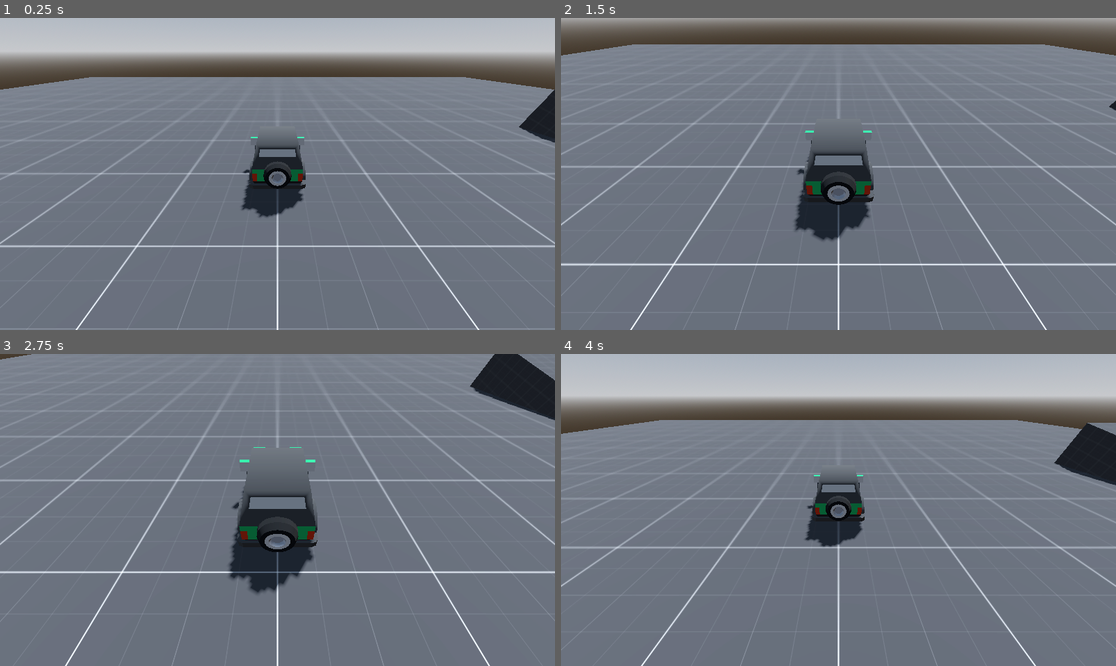
Above: before the commit, frames 1-4 (two rows, left to right).
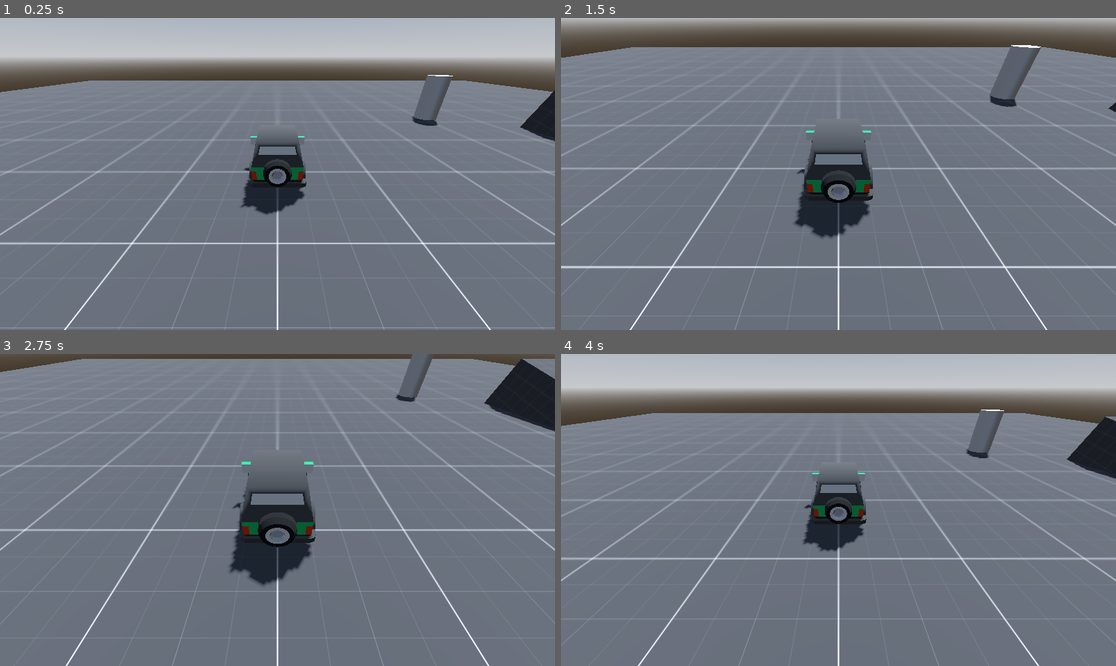
Above: after the commit, the same moments.

Repository: VriskaSekret/car_game
Game: Godot game, scene res://scenes/test_scene.tscn
Same seed, same stepped clock (60 frames per second), same inputs: the game is played once before the commit and once after it. Before the commit the project starts from res://test_scene.tscn.
Inputs:
- Up to frame 1 (0.25 s): no input
- Up to frame 2 (1.5 s): hold D (steer_right) 0.53-1.28 s; hold Space 0.53-1.28 s; hold S (brake) from 1.28 s (still down); tap Space at 1.35 s
- Up to frame 3 (2.75 s): tap Space at 1.52, 1.82 s; release S (brake) at 2.03 s; hold D (steer_right) from 2.03 s (still down); hold Space from 2.03 s (still down)
- Up to frame 4 (4 s): release D (steer_right) at 2.78 s; release Space at 2.78 s; hold W (accelerate) 2.78-3.53 s; tap Space at 2.85, 3.02, 3.32 s; hold A (steer_left) from 3.53 s (still down); hold Space from 3.53 s (still down)

The runs differ from the first frame. In frame 1, 11% of the frame differs, in the area x 0-100%, y 11-100%; in frame 2, 6.4%; in frame 3, 9.7%; in frame 4, 14%.

Commit message:
changed car

Diff:
--- a/beer.tscn
+++ /dev/null
@@ -1,20 +0,0 @@
-[gd_scene load_steps=4 format=3 uid="uid://bc5eqimuylhd0"]
-
-[ext_resource type="Script" uid="uid://f6r7x0xoic04" path="res://beer.gd" id="1_sg1y2"]
-
-[sub_resource type="CylinderShape3D" id="CylinderShape3D_nrfpg"]
-
-[sub_resource type="CylinderMesh" id="CylinderMesh_o3ykq"]
-
-[node name="beer" type="Area3D"]
-collision_mask = 2
-script = ExtResource("1_sg1y2")
-
-[node name="CollisionShape3D" type="CollisionShape3D" parent="."]
-transform = Transform3D(1, 0, 0, 0, 0.896965, -0.442101, 0, 0.442101, 0.896965, 0, 0, 0)
-shape = SubResource("CylinderShape3D_nrfpg")
-
-[node name="MeshInstance3D" type="MeshInstance3D" parent="CollisionShape3D"]
-mesh = SubResource("CylinderMesh_o3ykq")
-
-[connection signal="body_entered" from="." to="." method="_on_body_entered"]
--- a/project.godot
+++ b/project.godot
@@ -16,7 +16,11 @@
 
 [autoload]
 
-Global="*res://global.gd"
+Global="*res://scripts/global.gd"
+
+[global_group]
+
+Player=""
 
 [input]
 
@@ -40,3 +44,12 @@
 "events": [Object(InputEventKey,"resource_local_to_scene":false,"resource_name":"","device":-1,"window_id":0,"alt_press …(192 unchanged characters)…
 ]
 }
+handbrake={
+"deadzone": 0.2,
+"events": [Object(InputEventKey,"resource_local_to_scene":false,"resource_name":"","device":-1,"window_id":0,"alt_pressed":false,"shift_pressed":false,"ctrl_pressed":false,"meta_pressed":false,"pressed":false,"keycode":0,"physical_keycode":32,"key_label":0,"unicode":32,"location":0,"echo":false,"script":null)
+]
+}
+
+[physics]
+
+3d/physics_engine="Jolt Physics"
--- /dev/null
+++ b/scenes/beer.tscn
@@ -0,0 +1,21 @@
+[gd_scene load_steps=4 format=3 uid="uid://bc5eqimuylhd0"]
+
+[ext_resource type="Script" uid="uid://f6r7x0xoic04" path="res://scripts/beer.gd" id="1_31xl2"]
+[ext_resource type="PackedScene" uid="uid://b75e4e1y344br" path="res://assets/beerbottle.glb" id="2_he3c0"]
+
+[sub_resource type="CylinderShape3D" id="CylinderShape3D_nrfpg"]
+
+[node name="beer" type="Area3D"]
+collision_mask = 2
+script = ExtResource("1_31xl2")
+
+[node name="CollisionShape3D" type="CollisionShape3D" parent="."]
+transform = Transform3D(0.8, 0, 0, 0, 0.863651, -0.403272, 0, 0.50409, 0.690921, 0, 0, 0)
+shape = SubResource("CylinderShape3D_nrfpg")
+
+[node name="beerbottle" parent="CollisionShape3D" instance=ExtResource("2_he3c0")]
+transform = Transform3D(2.125, 0, 0, 0, 1.7, 0, 0, 0, 2.125, 0, -0.577643, 0)
+
+[node name="MeshInstance3D" type="MeshInstance3D" parent="CollisionShape3D"]
+
+[connection signal="body_entered" from="." to="." method="_on_body_entered"]
--- a/car.tscn
+++ b/scenes/car.tscn
@@ -1,6 +1,6 @@
 [gd_scene load_steps=8 format=3 uid="uid://dbl4bno5e48ka"]
 
-[ext_resource type="Script" uid="uid://by722cu5iruxc" path="res://car.gd" id="1_0cfhi"]
+[ext_resource type="Script" uid="uid://by722cu5iruxc" path="res://scripts/car.gd" id="1_0cfhi"]
 [ext_resource type="Texture2D" uid="uid://c1f70054pofjm" path="res://assets/texture_09.png" id="1_rqohb"]
 [ext_resource type="PackedScene" uid="uid://b7to78d8cuybh" path="res://assets/GLTF format/suv.glb" id="2_wv6cm"]
 
@@ -21,10 +21,10 @@
 radius = 1.0
 height = 2.0
 
-[node name="Car" type="RigidBody3D"]
+[node name="Car" type="RigidBody3D" groups=["Player"]]
 collision_layer = 6
 physics_material_override = SubResource("PhysicsMaterial_dtpcx")
-gravity_scale = 3.0
+gravity_scale = 2.0
 angular_damp = 10.0
 script = ExtResource("1_0cfhi")
 
--- a/test_scene.tscn
+++ b/scenes/test_scene.tscn
@@ -1,7 +1,8 @@
-[gd_scene load_steps=13 format=3 uid="uid://be1mi7mimuwfx"]
+[gd_scene load_steps=14 format=3 uid="uid://be1mi7mimuwfx"]
 
 [ext_resource type="Texture2D" uid="uid://0wof2ikeolop" path="res://assets/texture_01.png" id="1_tbqoc"]
-[ext_resource type="PackedScene" uid="uid://dbl4bno5e48ka" path="res://car.tscn" id="3_jaglt"]
+[ext_resource type="PackedScene" uid="uid://dbl4bno5e48ka" path="res://scenes/car.tscn" id="3_jaglt"]
+[ext_resource type="PackedScene" uid="uid://bacj14uc7wbkp" path="res://scenes/tree.tscn" id="4_coq8p"]
 
 [sub_resource type="ProceduralSkyMaterial" id="ProceduralSkyMaterial_74a4f"]
 sky_horizon_color = Color(0.64625, 0.65575, 0.67075, 1)
@@ -89,4 +90,7 @@
 
 [node name="Car" parent="." instance=ExtResource("3_jaglt")]
 
+[node name="tree" parent="." instance=ExtResource("4_coq8p")]
+transform = Transform3D(1, 0, 0, 0, 1, 0, 0, 0, 1, 7.70262, 1, -5.7674)
+
 [editable path="Car"]
--- a/tree.tscn
+++ b/scenes/tree.tscn
@@ -1,6 +1,6 @@
 [gd_scene load_steps=4 format=3 uid="uid://bacj14uc7wbkp"]
 
-[ext_resource type="Script" uid="uid://4ij3g8l8lcno" path="res://tree.gd" id="1_brfkd"]
+[ext_resource type="Script" uid="uid://4ij3g8l8lcno" path="res://scripts/tree.gd" id="1_brfkd"]
 
 [sub_resource type="CylinderShape3D" id="CylinderShape3D_nnvrw"]
 
@@ -8,7 +8,8 @@
 
 [node name="tree" type="RigidBody3D"]
 collision_mask = 5
-mass = 3.0
+mass = 10.0
+freeze = true
 script = ExtResource("1_brfkd")
 
 [node name="CollisionShape3D" type="CollisionShape3D" parent="."]
--- a/beer.gd
+++ b/scripts/beer.gd
@@ -3,7 +3,7 @@
 
 
 func _on_body_entered(body: Node3D) -> void:
-	Global.score += 1
+	Global.speed_score_multiplier += 0.05
 	queue_free()
 
 func _physics_process(delta: float) -> void:
--- a/car.gd
+++ b/scripts/car.gd
@@ -1,11 +1,12 @@
 extends RigidBody3D
 
 var sphere_offset = Vector3.DOWN
-var acceleration = 35.0
+var acceleration = 25.0
 var steering = 29.0
-var turn_speed = 4.0
+var turn_speed = 2.0
 var turn_stop_limit = 3.0
 var body_tilt = 35
+var drift_direction_multiplier = 1
 
 var speed_input = 0
 var turn_input = 0
@@ -25,16 +26,24 @@
 		apply_central_force(-car_mesh.global_transform.basis.z * speed_input)
 
 func _process(delta):
-	acceleration = 35.0 + (Global.score * 5)
+	acceleration = 25.0 * (Global.speed_score_multiplier)
 	if not ground_ray.is_colliding() or Global.is_dead:
 		return
+	if Input.is_key_pressed(KEY_SPACE):
+		turn_speed = 4.0
+		drift_direction_multiplier = -1
+	else:
+		turn_speed = 2.0
+		drift_direction_multiplier = 1
+	if drift_direction_multiplier == -1 and Input.get_axis("steer_right", "steer_left") != 0:
+			acceleration += acceleration * 0.2
 	speed_input = Input.get_axis("brake", "accelerate") * acceleration
 	if speed_input > 0:
 		turn_input = Input.get_axis("steer_right", "steer_left") * deg_to_rad(steering)
 	elif speed_input < 0:
 		turn_input = Input.get_axis("steer_right", "steer_left") * -deg_to_rad(steering)
-	right_wheel.rotation.y = -turn_input
-	left_wheel.rotation.y = -turn_input
+	right_wheel.rotation.y = turn_input * drift_direction_multiplier
+	left_wheel.rotation.y = turn_input * drift_direction_multiplier
 
 
 	if linear_velocity.length() > turn_stop_limit:
@@ -53,3 +62,6 @@
 	xform.basis.x = -xform.basis.z.cross(new_y)
 #	xform.basis = xform.basis.orthonormalized()
 	return xform.orthonormalized()
+
+func checker_blaa():
+	return
--- a/global.gd
+++ b/scripts/global.gd
@@ -1,4 +1,4 @@
 extends Node
 
-@onready var score = 0
+@onready var speed_score_multiplier = 1.0
 @onready var is_dead = false
--- /dev/null
+++ b/scripts/tree.gd
@@ -0,0 +1,16 @@
+extends RigidBody3D
+
+@onready var player = get_tree().get_first_node_in_group("Player")
+#this script does nothing
+
+func _physics_process(delta: float) -> void:
+	if (position.distance_to(player.position) > 20):
+		queue_free()
+	var collision = move_and_collide(linear_velocity * delta)
+	if collision:
+		freeze = false
+		if collision.get_collider().has_method("checker_blaa"):
+			if Global.speed_score_multiplier > 1.0:
+				Global.speed_score_multiplier -= 0.05
+			if Global.speed_score_multiplier <= 1.0:
+				Global.speed_score_multiplier = 1.0
--- a/tree.gd
+++ /dev/null
@@ -1,3 +0,0 @@
-extends RigidBody3D
-
-#this script does nothing
Binary file added: assets/beerbottle.glb
Not shown, added: assets/beerbottle.glb.import
Binary file added: assets/beerbottle_xxx.png
Not shown, added: assets/beerbottle_xxx.png.import
Renamed: Camera3D.gd -> scripts/Camera3D.gd
Not shown, added: scripts/Camera3D.gd.uid
Renamed: beer.gd.uid -> scripts/beer.gd.uid
Renamed: car.gd.uid -> scripts/car.gd.uid
Renamed: global.gd.uid -> scripts/global.gd.uid
Renamed: tree.gd.uid -> scripts/tree.gd.uid
